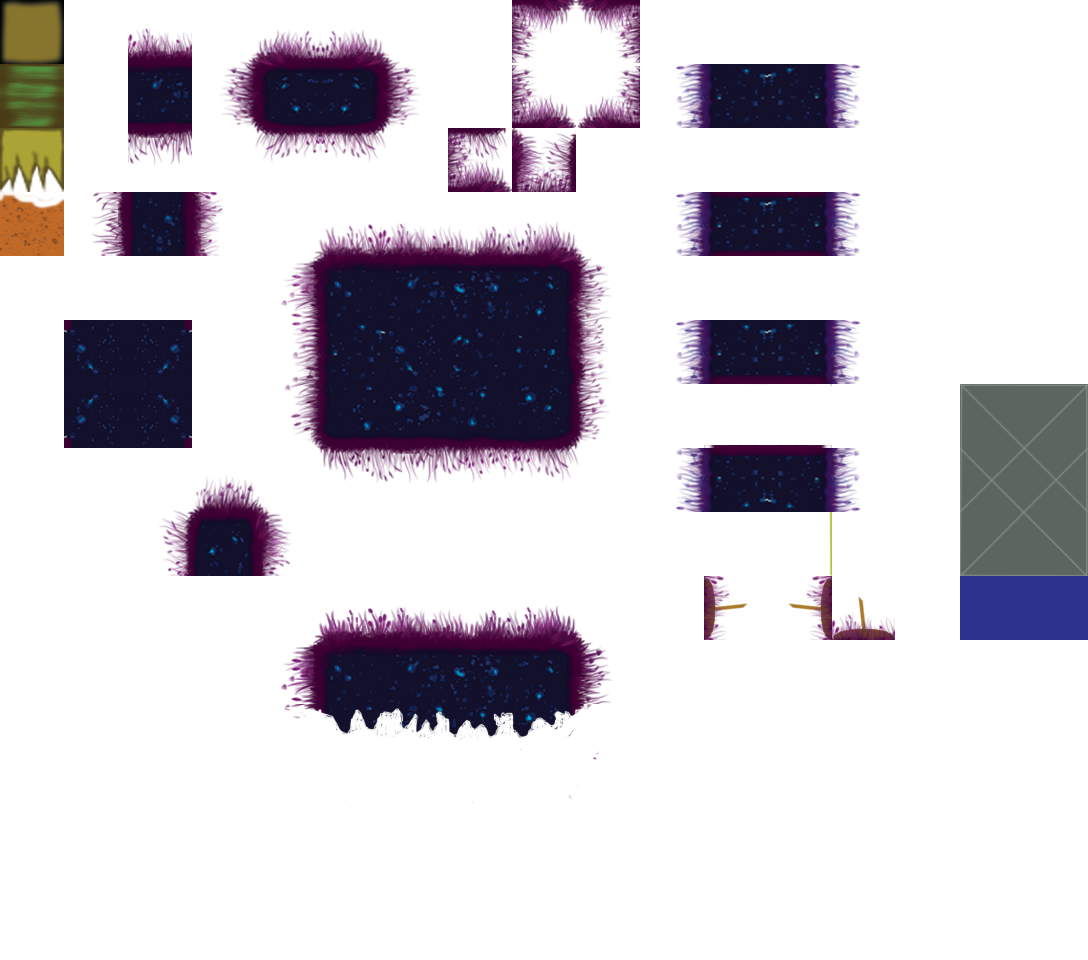
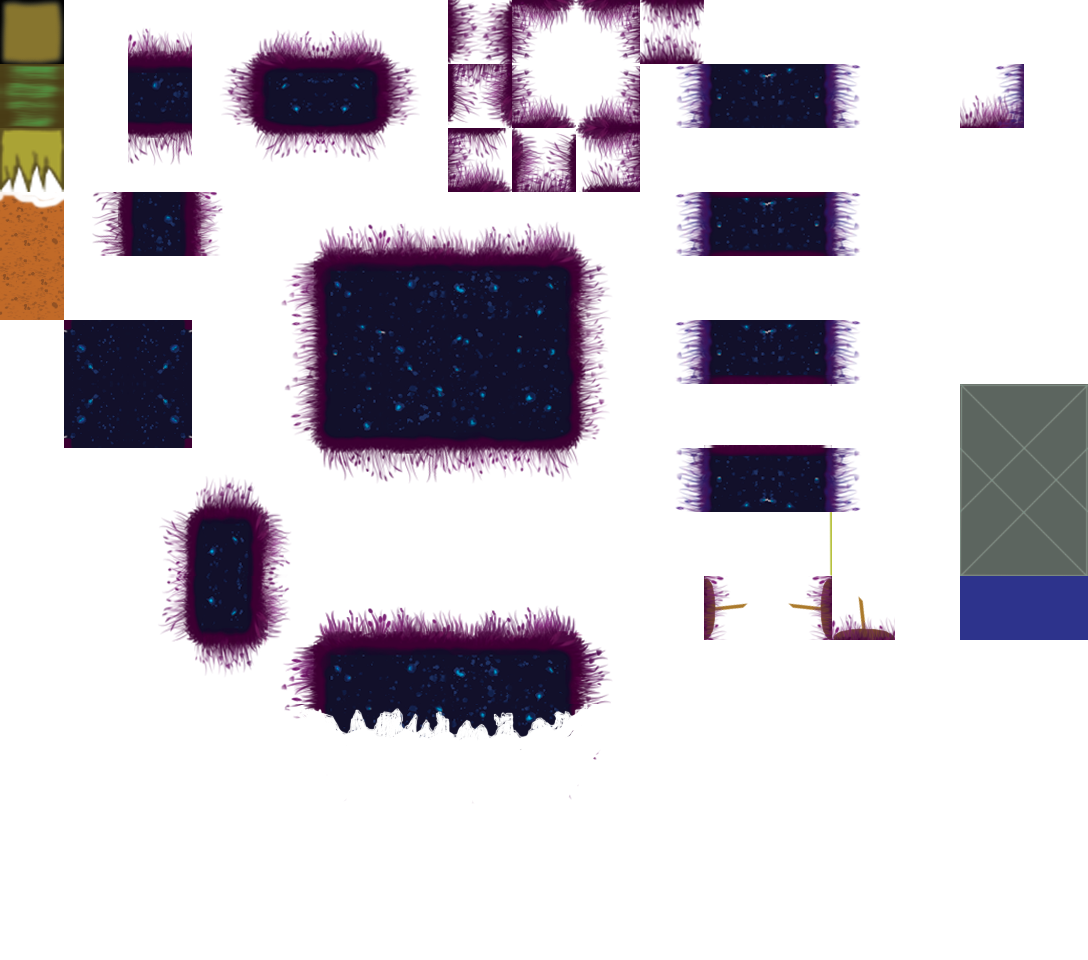
Comparing the layer stacks of the two (1088, 960) images. Changes:
added layer "Calque 6" above "Calque 5" over left=448, top=64, right=512, bottom=128
added layer "Calque 5" above "Calque 7" over left=576, top=128, right=640, bottom=192
added layer "Calque 7" above "Calque 13" over left=158, top=576, right=291, bottom=678
added layer "Calque 13" above "Calque 9" over left=640, top=0, right=704, bottom=64
added layer "Calque 9" above "Calque 10" over left=448, top=0, right=512, bottom=64
added layer "Calque 10" above "Calque 11" over left=994, top=64, right=1024, bottom=128
added layer "Calque 11" above "Calque 12" over left=960, top=93, right=1024, bottom=128
added layer "Calque 12" above "Calque 1" over left=0, top=256, right=64, bottom=320
